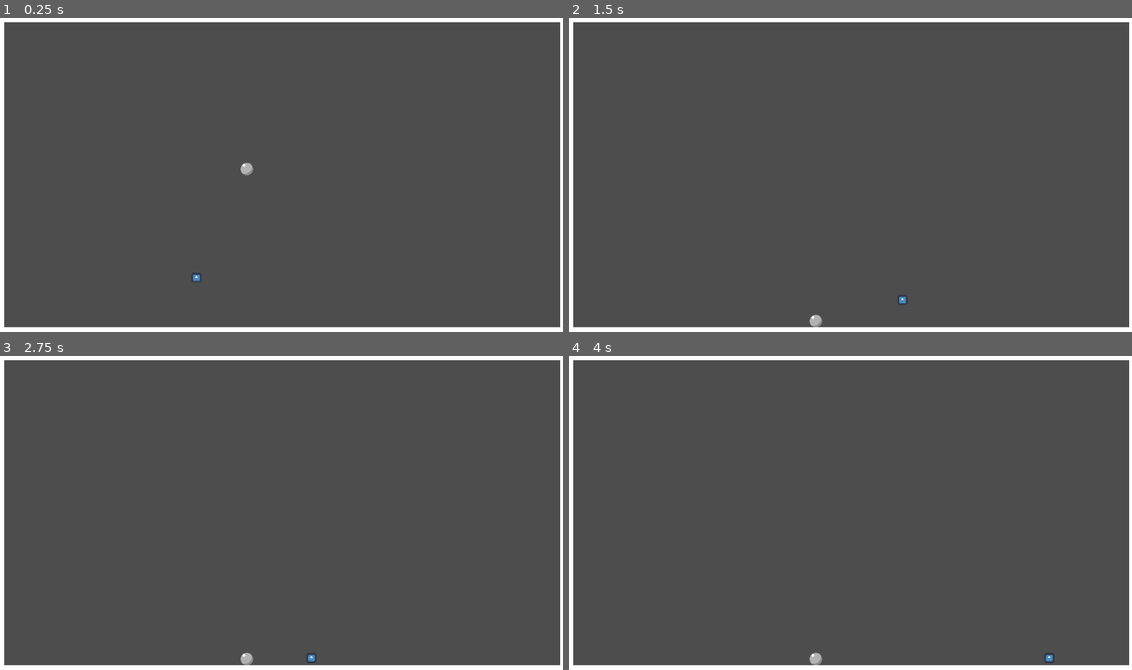
Above: before the commit, frames 1-4 (two rows, left to right).
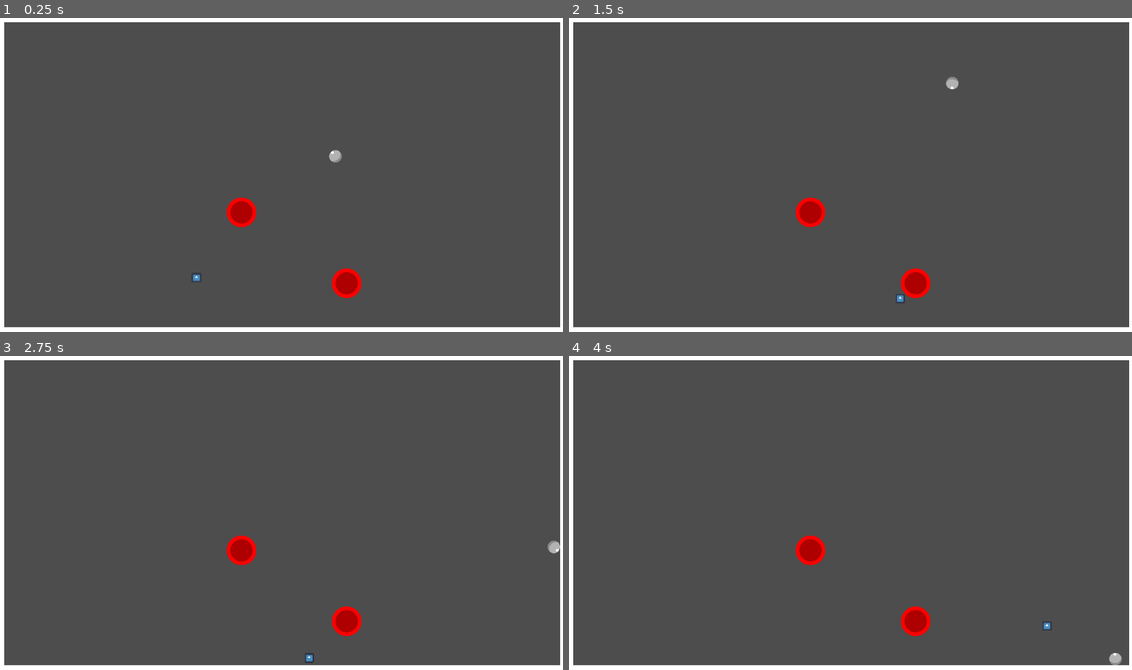
Above: after the commit, the same moments.

Repository: freddder/PinballGame
Game: Godot game, scene res://pinball.tscn
Two runs of this game, one before a commit and one after it. Both use one fixed random seed, a clock stepped at 60 frames per second and the inputs below. The engine's default icon, where the game draws it, is replaced by a stand-in: a white triangle on a blue panel in a dark square.
Inputs:
- Up to frame 1 (0.25 s): no input
- Up to frame 2 (1.5 s): hold Right (ui_right) from 0.53 s (still down); tap Z (attack) at 0.6, 1.35 s; tap X (jump) at 0.77 s
- Up to frame 3 (2.75 s): tap X (jump) at 1.52 s; release Right (ui_right) at 2.03 s; hold Left (ui_left) from 2.03 s (still down); tap Z (attack) at 2.1 s
- Up to frame 4 (4 s): release Left (ui_left) at 2.78 s; hold Right (ui_right) from 2.78 s (still down); tap Z (attack) at 2.85, 3.6 s; tap X (jump) at 3.02, 3.77 s

The runs differ from the first frame. In frame 1, 0.9% of the frame differs, in the area x 40-65%, y 42-90%; in frame 2, 1.0%; in frame 3, 1.0%; in frame 4, 1.0%, in the area x 40-99%, y 57-99%.

Commit message:
Added bumpers

Diff:
--- a/ball/ball.gd
+++ b/ball/ball.gd
@@ -13,3 +13,13 @@
 
 func _physics_process(delta: float) -> void:
 	pass
+
+
+func _on_body_entered(body):
+	var bumper := body as Bumper
+	if bumper:
+		print("bumping")
+		var dir := (global_position - bumper.global_position).normalized()
+		var magnetude := linear_velocity.length()
+		linear_velocity = Vector2.ZERO
+		apply_central_impulse(dir * magnetude * 3)
--- a/ball/ball.tscn
+++ b/ball/ball.tscn
@@ -7,6 +7,8 @@
 radius = 13.0
 
 [node name="Ball" type="RigidBody2D"]
+contact_monitor = true
+max_contacts_reported = 1
 script = ExtResource("1_4exee")
 
 [node name="Sprite2D" type="Sprite2D" parent="."]
@@ -15,3 +17,5 @@
 
 [node name="CollisionShape2D" type="CollisionShape2D" parent="."]
 shape = SubResource("CircleShape2D_6ucqg")
+
+[connection signal="body_entered" from="." to="." method="_on_body_entered"]
--- /dev/null
+++ b/bumper/bumper.gd
@@ -0,0 +1,12 @@
+extends StaticBody2D
+
+class_name Bumper
+
+# Called when the node enters the scene tree for the first time.
+func _ready():
+	pass # Replace with function body.
+
+
+# Called every frame. 'delta' is the elapsed time since the previous frame.
+func _process(delta):
+	pass
--- /dev/null
+++ b/bumper/bumper.tscn
@@ -0,0 +1,17 @@
+[gd_scene load_steps=4 format=3 uid="uid://7c5ddlol5ifh"]
+
+[ext_resource type="Texture2D" uid="uid://cex47dsahqgko" path="res://bumper/bumper.png" id="1_0qid6"]
+[ext_resource type="Script" path="res://bumper/bumper.gd" id="1_cekrk"]
+
+[sub_resource type="CircleShape2D" id="CircleShape2D_o6enw"]
+radius = 31.0
+
+[node name="Bumper" type="StaticBody2D"]
+script = ExtResource("1_cekrk")
+
+[node name="Sprite2D" type="Sprite2D" parent="."]
+scale = Vector2(-0.236635, -0.236635)
+texture = ExtResource("1_0qid6")
+
+[node name="CollisionShape2D" type="CollisionShape2D" parent="."]
+shape = SubResource("CircleShape2D_o6enw")
--- a/characters/base_character.tscn
+++ b/characters/base_character.tscn
@@ -22,4 +22,5 @@
 monitorable = false
 
 [node name="CollisionShape2D" type="CollisionShape2D" parent="AttackArea"]
+visible = false
 shape = SubResource("CircleShape2D_y7ai7")
--- a/pinball.tscn
+++ b/pinball.tscn
@@ -1,13 +1,14 @@
-[gd_scene load_steps=4 format=3 uid="uid://67i4tiadlnoe"]
+[gd_scene load_steps=5 format=3 uid="uid://67i4tiadlnoe"]
 
 [ext_resource type="PackedScene" uid="uid://eso7pe43v2o2" path="res://ball/ball.tscn" id="2_p4xn4"]
 [ext_resource type="PackedScene" uid="uid://dy5p30hu2s8el" path="res://characters/base_character.tscn" id="3_hwm74"]
 [ext_resource type="PackedScene" uid="uid://e06uxuq3qv1k" path="res://terrain.tscn" id="3_oo06l"]
+[ext_resource type="PackedScene" uid="uid://7c5ddlol5ifh" path="res://bumper/bumper.tscn" id="4_0fa05"]
 
 [node name="Pinball" type="Node2D"]
 
 [node name="Ball" parent="." instance=ExtResource("2_p4xn4")]
-position = Vector2(506, 282)
+position = Vector2(687, 256)
 
 [node name="BaseCharacter" parent="." instance=ExtResource("3_hwm74")]
 position = Vector2(403, 504)
@@ -29,3 +30,9 @@
 [node name="Ceiling" parent="." instance=ExtResource("3_oo06l")]
 position = Vector2(576, 0)
 scale = Vector2(58, 1)
+
+[node name="Bumper" parent="." instance=ExtResource("4_0fa05")]
+position = Vector2(710, 544)
+
+[node name="Bumper2" parent="." instance=ExtResource("4_0fa05")]
+position = Vector2(495, 399)
Renamed: bumper.png -> bumper/bumper.png
Not shown, changed: bumper/bumper.png.import
